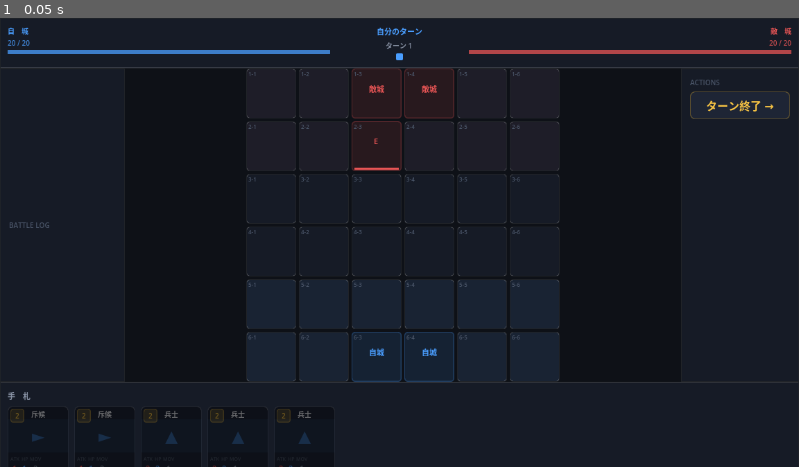
Above: before the commit, frame 1.
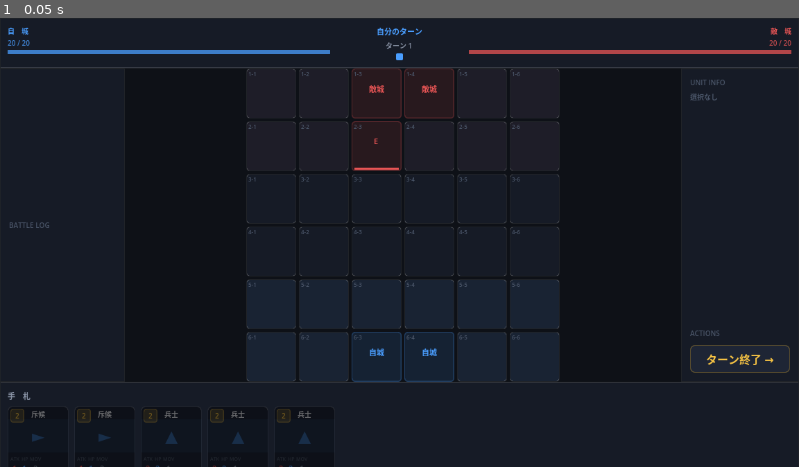
Above: after the commit, the same moment.

Repository: Akasaki-Kouji/Card-6-6
Game: Godot game, scene res://scenes/main.tscn
Two runs of this game, one before a commit and one after it. Both use one fixed random seed, a clock stepped at 60 frames per second and the inputs below.
Inputs:
- Up to frame 1 (0.05 s): no input

The runs differ from the first frame. In frame 1, 0.4% of the frame differs, in the area x 86-99%, y 13-80%.

Commit message:
ユニット情報表示

Diff:
--- a/scenes/main.gd
+++ b/scenes/main.gd
@@ -289,27 +289,165 @@
 
 
 func _place_right_panel(vbox: VBoxContainer, battle_manager: BattleManager) -> void:
-	# 右パネルにターン終了ボタンを追加
 	var right := vbox.get_node("MainHBox/RightPanel") as PanelContainer
 	if right == null:
 		return
 
-	# 既存の子をクリアして作り直し
 	for child in right.get_children():
 		child.queue_free()
 
 	var inner := VBoxContainer.new()
-	inner.add_theme_constant_override("separation", 6)
-
-	var title := _make_label("ACTIONS", C_TEXT3, 10)
-	inner.add_child(title)
-
-	# ターン終了ボタン
+	inner.add_theme_constant_override("separation", 10)
+	inner.size_flags_vertical = Control.SIZE_EXPAND_FILL
+
+	# ── ユニット情報ブロック ──
+	var unit_section := VBoxContainer.new()
+	unit_section.add_theme_constant_override("separation", 6)
+
+	var unit_title := _make_label("UNIT INFO", C_TEXT3, 10)
+	unit_section.add_child(unit_title)
+
+	# 空状態の placeholder
+	var no_unit_lbl := _make_label("選択なし", C_TEXT3, 10)
+	no_unit_lbl.name = "NoUnitLabel"
+	unit_section.add_child(no_unit_lbl)
+
+	# ユニット詳細（初期は非表示）
+	var detail := _make_unit_detail_block()
+	detail.name    = "UnitDetail"
+	detail.visible = false
+	unit_section.add_child(detail)
+
+	inner.add_child(unit_section)
+
+	# スペーサー
+	var spacer := Control.new()
+	spacer.size_flags_vertical = Control.SIZE_EXPAND_FILL
+	inner.add_child(spacer)
+
+	# ── ターン終了ボタン ──
+	var action_title := _make_label("ACTIONS", C_TEXT3, 10)
+	inner.add_child(action_title)
+
 	var end_btn := _make_end_turn_button()
 	end_btn.pressed.connect(battle_manager.end_turn)
 	inner.add_child(end_btn)
 
 	right.add_child(_make_margin(inner, 12))
+
+	# ── シグナルでユニット情報を更新 ──
+	battle_manager.unit_selection_changed.connect(func(unit: Unit) -> void:
+		if unit == null:
+			no_unit_lbl.visible = true
+			detail.visible      = false
+		else:
+			no_unit_lbl.visible = false
+			detail.visible      = true
+			_update_unit_detail(detail, unit)
+	)
+
+
+func _make_unit_detail_block() -> VBoxContainer:
+	var vbox := VBoxContainer.new()
+	vbox.add_theme_constant_override("separation", 4)
+
+	# オーナーバッジ
+	var owner_lbl := _make_label("", C_BLUE, 11)
+	owner_lbl.name = "OwnerLabel"
+	owner_lbl.horizontal_alignment = HORIZONTAL_ALIGNMENT_CENTER
+	vbox.add_child(owner_lbl)
+
+	# 区切り線
+	var sep := ColorRect.new()
+	sep.color = Color(1, 1, 1, 0.08)
+	sep.custom_minimum_size.y = 1
+	sep.size_flags_horizontal  = Control.SIZE_EXPAND_FILL
+	vbox.add_child(sep)
+
+	# HP バー
+	var hp_row := _make_hbox(6)
+	var hp_key := _make_label("HP", C_TEXT3, 9)
+	var hp_val := _make_label("", C_BLUE, 11)
+	hp_val.name = "HpValue"
+	hp_row.add_child(hp_key)
+	hp_row.add_child(hp_val)
+	vbox.add_child(hp_row)
+
+	var hp_bar_bg := Panel.new()
+	hp_bar_bg.custom_minimum_size = Vector2(0.0, 5.0)
+	hp_bar_bg.size_flags_horizontal = Control.SIZE_EXPAND_FILL
+	var bg_s := StyleBoxFlat.new()
+	bg_s.bg_color = Color(C_BLUE.r, C_BLUE.g, C_BLUE.b, 0.15)
+	bg_s.set_corner_radius_all(2)
+	hp_bar_bg.add_theme_stylebox_override("panel", bg_s)
+	var hp_fill := ColorRect.new()
+	hp_fill.name  = "HpFill"
+	hp_fill.color = Color(C_BLUE.r, C_BLUE.g, C_BLUE.b, 0.7)
+	hp_fill.size_flags_horizontal = Control.SIZE_EXPAND_FILL
+	hp_fill.size_flags_stretch_ratio = 1.0
+	var fill_hbox := HBoxContainer.new()
+	fill_hbox.add_theme_constant_override("separation", 0)
+	fill_hbox.add_child(hp_fill)
+	hp_bar_bg.add_child(fill_hbox)
+	vbox.add_child(hp_bar_bg)
+
+	# ATK / MOV
+	for pair: Array in [["ATK", "AtkValue", C_RED], ["MOV", "MovValue", C_TEXT2]]:
+		var row := _make_hbox(6)
+		var key := _make_label(pair[0], C_TEXT3, 9)
+		var val := _make_label("", pair[2], 11)
+		val.name = pair[1]
+		row.add_child(key)
+		row.add_child(val)
+		vbox.add_child(row)
+
+	# 移動/攻撃フラグ
+	var flags_row := _make_hbox(4)
+	flags_row.name = "FlagsRow"
+	vbox.add_child(flags_row)
+
+	return vbox
+
+
+func _update_unit_detail(detail: VBoxContainer, unit: Unit) -> void:
+	var is_player := unit.owner == "player"
+	var color     := C_BLUE if is_player else C_RED
+
+	var owner_lbl: Label     = detail.find_child("OwnerLabel", true, false) as Label
+	var hp_val:    Label     = detail.find_child("HpValue",    true, false) as Label
+	var hp_fill:   ColorRect = detail.find_child("HpFill",     true, false) as ColorRect
+	var atk_val:   Label     = detail.find_child("AtkValue",   true, false) as Label
+	var mov_val:   Label     = detail.find_child("MovValue",   true, false) as Label
+	var flags_row: HBoxContainer = detail.find_child("FlagsRow", true, false) as HBoxContainer
+
+	owner_lbl.text = "自軍ユニット" if is_player else "敵ユニット"
+	owner_lbl.add_theme_color_override("font_color", color)
+
+	hp_val.text = "%d / %d" % [unit.hp, unit.max_hp]
+	hp_val.add_theme_color_override("font_color", color)
+	hp_fill.color = Color(color.r, color.g, color.b, 0.7)
+	hp_fill.size_flags_stretch_ratio = float(unit.hp) / float(unit.max_hp) if unit.max_hp > 0 else 0.0
+
+	atk_val.text = str(unit.attack)
+	mov_val.text = str(unit.move)
+
+	# 移動/攻撃フラグバッジ
+	for child in flags_row.get_children():
+		child.queue_free()
+	if unit.has_moved:
+		flags_row.add_child(_make_flag_badge("移動済", C_TEXT3))
+	if unit.has_attacked:
+		flags_row.add_child(_make_flag_badge("攻撃済", C_TEXT3))
+	if unit.just_summoned:
+		flags_row.add_child(_make_flag_badge("召喚直後", C_GOLD))
+
+
+func _make_flag_badge(text: String, color: Color) -> Label:
+	var lbl := Label.new()
+	lbl.text = text
+	lbl.add_theme_color_override("font_color", color)
+	lbl.add_theme_font_size_override("font_size", 8)
+	return lbl
 
 
 # ---------------------------------------------------------------------------
--- a/scripts/battle_manager.gd
+++ b/scripts/battle_manager.gd
@@ -7,6 +7,7 @@
 signal turn_changed(current_player: String, turn: int)
 signal mana_updated(mana: int, max_mana: int)
 signal game_ended(winner: String)
+signal unit_selection_changed(unit: Unit)   # null = 選択解除
 
 # ---------------------------------------------------------------------------
 # 依存ノード
@@ -299,6 +300,7 @@
 	grid_view.reset_highlight()
 	grid_view.highlight_cells(movable,    COLOR_MOVE)
 	grid_view.highlight_cells(attackable, COLOR_ATTACK)
+	unit_selection_changed.emit(unit)
 
 	print("BattleManager: 選択 %s 移動=%s 攻撃=%s" % [
 		_coord(unit.position),
@@ -345,6 +347,8 @@
 
 func _on_unit_damaged(unit: Unit) -> void:
 	_refresh_cell(unit.position)
+	if unit == selected_unit:
+		unit_selection_changed.emit(unit)
 
 
 func _on_castle_damaged(castle: Castle) -> void:
@@ -386,6 +390,7 @@
 	selected_card = null
 	grid_view.reset_highlight()
 	hand_view.reset_highlight()
+	unit_selection_changed.emit(null)
 
 
 # ---------------------------------------------------------------------------
